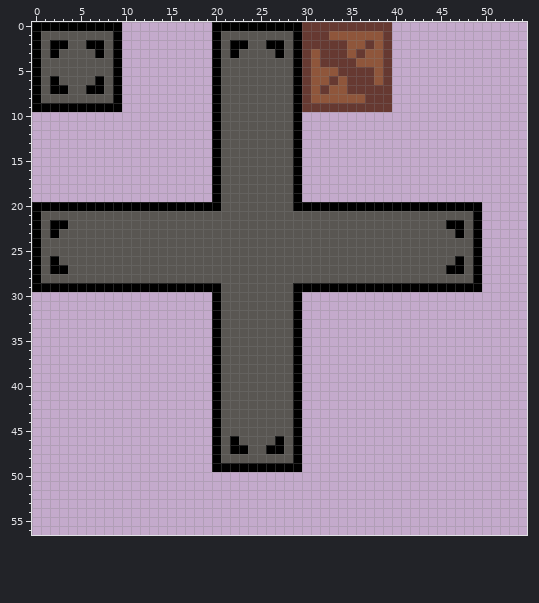
Two versions of one pixel-art file, examples/game/dev/graphics/master.aseprite. This is how it looked before the edit.
100x100 pixels, 1 frame. Shown: x 0..54, y 0..56.
Now the later version:
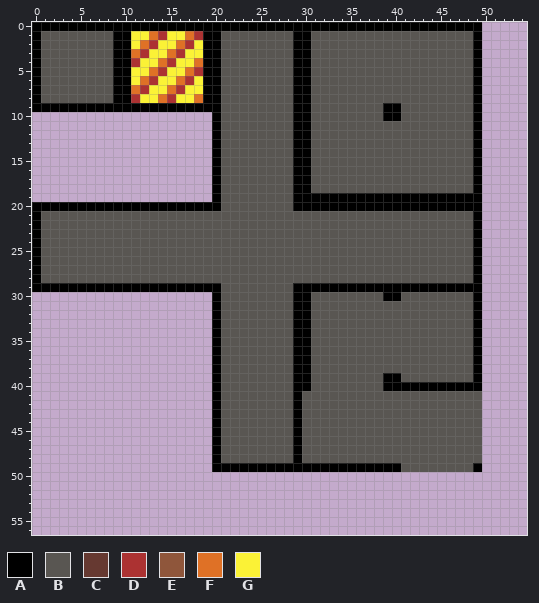
Palette (. is transparent): A #000000  B #595652  C #663931  D #ac3232  E #8f563b  F #df7126  G #fbf236
Edits made:
Colour A is added in row 0 at x 10 to 19 and 40 to 49; in rows 1 to 8 at x 10, 19 and 49; in row 9 at x 10 to 19, 40 and 49; in row 10 at x 30, 39 to 40 and 49; in rows 11 to 18 at x 30 and 49; in row 19 at x 30 to 49.
Colour A is added in row 30 at x 30, 39 to 40 and 49; in rows 31 to 38 at x 30 and 49; in row 39 at x 30, 39 to 40 and 49; in row 40 at x 30 and 39 to 49; in row 49 at x 30 to 40 and 49.
Colour A replaces colour C in row 0 at x 30 to 39; in rows 1 to 8 at x 30; in row 9 at x 30 and 39.
Colour B is added in rows 1 to 8 at x 40 to 48; in row 9 at x 41 to 48; in row 10 at x 31 to 38 and 41 to 48; in rows 11 to 18 at x 31 to 48; in row 30 at x 31 to 38 and 41 to 48; in rows 31 to 38 at x 31 to 48.
Colour B is added in row 39 at x 31 to 38 and 41 to 48; in row 40 at x 31 to 38; in rows 41 to 48 at x 30 to 49; in row 49 at x 41 to 48.
Colour B replaces colour A in row 2 at x 2 to 3, 6 to 7, 22 to 23 and 26 to 27; in row 3 at x 2, 7, 22 and 27; in row 6 at x 2 and 7; in row 7 at x 2 to 3 and 6 to 7; in row 22 at x 2 to 3 and 46 to 47; in row 23 at x 2 and 47.
Colour B replaces colour A in row 26 at x 2 and 47; in row 27 at x 2 to 3 and 46 to 47; in row 46 at x 22 and 27; in row 47 at x 22 to 23 and 26 to 27.
Colour B replaces colour C in row 1 at x 31 to 32 and 39; in row 2 at x 31 to 34, 37 and 39; in row 3 at x 32 to 34, 36 and 39; in row 4 at x 32 to 35 and 39; in row 5 at x 34 to 37 and 39; in row 6 at x 33, 35 to 37 and 39.
Colour B replaces colour C in row 7 at x 32 and 35 to 39; in row 8 at x 37 to 39; in row 9 at x 31 to 38.
Colour B replaces colour E in row 1 at x 33 to 38; in row 2 at x 35 to 36 and 38; in row 3 at x 31, 35 and 37 to 38; in row 4 at x 31 and 36 to 38; in row 5 at x 31 to 33 and 38; in row 6 at x 31 to 32, 34 and 38.
Colour B replaces colour E in row 7 at x 31 and 33 to 34; in row 8 at x 31 to 36.
Colour D is added in row 1 at x 14 and 18; in row 2 at x 13 and 17; in row 3 at x 12 and 16; in row 4 at x 11 and 15; in row 5 at x 14 and 18; in row 6 at x 13 and 17.
Colour D is added in row 7 at x 12 and 16; in row 8 at x 11 and 15.
Colour F is added in row 1 at x 13 and 17; in row 2 at x 12 and 16; in row 3 at x 11 and 15; in row 4 at x 14 and 18; in row 5 at x 13 and 17; in row 6 at x 12 and 16.
Colour F is added in row 7 at x 11 and 15; in row 8 at x 14 and 18.
Colour G is added in row 1 at x 11 to 12 and 15 to 16; in row 2 at x 11, 14 to 15 and 18; in row 3 at x 13 to 14 and 17 to 18; in row 4 at x 12 to 13 and 16 to 17; in row 5 at x 11 to 12 and 15 to 16; in row 6 at x 11, 14 to 15 and 18.
Colour G is added in row 7 at x 13 to 14 and 17 to 18; in row 8 at x 12 to 13 and 16 to 17.
Boxes around the changes in both pictures, in picture pixels (x1, y1, x2, y2):
changed: (50, 22, 482, 472)
